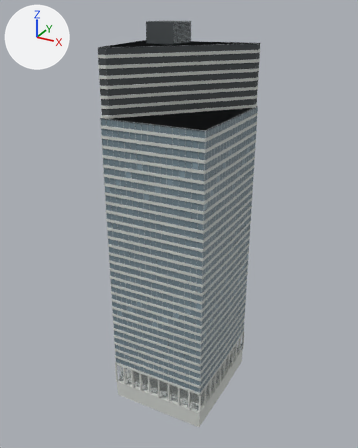
Two versions of the Blender file godot/tools/blender/authored/wacker_200.blend, one commit apart.
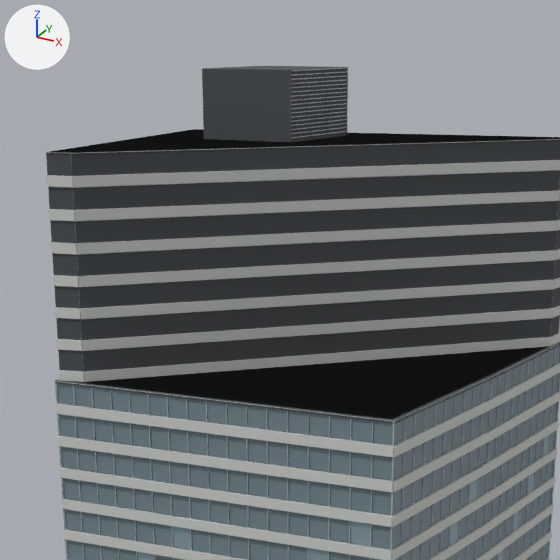
Old and new are each drawn whole from a 50 mm lens placed at (95.9, -171.1, 159.6), pointed at (1.4, 0.9, 73.7) and again close up on the part from 23% to 72% of the width and 0% to 39% of the height. Lighting does not change. The marker at upper left points along +X, +Y and +Z. The first two pictures are the older version.

The scene before the commit, as lines of its bpy script (objects in view):
```python
me_lower_tier_recessed_opaque_backing = bpy.data.meshes.new('Lower tier recessed opaque backing')
me_lower_tier_recessed_opaque_backing.from_pydata(...)  # 60 vertices, 42 faces; spans x -25.0..25.0, y -25.0..25.0, z 2.0..154.0
me_lower_tier_recessed_opaque_backing.materials.append(mat_recessed_service_roof_and_louvres)  # dark grey #4b5052
# before: 44 (-13.0, 1.0, 146.0) at pixel (203, 138), 45 (-1.0, 1.0, 146.0) at pixel (291, 142), 46 (-1.0, 15.0, 146.0) at pixel (347, 135), 47 (-13.0, 15.0, 146.0), 48 (-13.0, 1.0, 154.0) at pixel (202, 68)
# before: 49 (-1.0, 1.0, 154.0) at pixel (291, 69), 50 (-1.0, 15.0, 154.0) at pixel (347, 66), 51 (-13.0, 15.0, 154.0) at pixel (262, 65)
me_physical_roof_enclosure_louvre = bpy.data.meshes.new('Physical roof enclosure louvre')
me_physical_roof_enclosure_louvre.from_pydata(...)  # 25192 vertices, 18882 faces; spans x -25.0..26.0, y -25.0..25.0, z 4.0..154.0
me_physical_roof_enclosure_louvre.materials.append(mat_projecting_silver_facade_frames)  # light grey #b8c0c4
me_retained_six_vertex_mapped_foundation = bpy.data.meshes.new('Retained six vertex mapped foundation')
me_retained_six_vertex_mapped_foundation.from_pydata(...)  # 6022 vertices, 5213 faces; spans x -25.0..26.0, y -26.0..26.0, z -8.0..144.0
me_retained_six_vertex_mapped_foundation.materials.append(mat_pale_precast_facade_panels)  # light grey #d1d4d0
ob_pale_precast_facade_panels = bpy.data.objects.new('Pale precast facade panels', me_retained_six_vertex_mapped_foundation)
ob_pale_precast_facade_panels.location = (0.0, 0.0, 0.0)
ob_projecting_silver_facade_frames = bpy.data.objects.new('Projecting silver facade frames', me_physical_roof_enclosure_louvre)
ob_projecting_silver_facade_frames.location = (0.0, 0.0, 0.0)
ob_recessed_service_roof_and_louvres = bpy.data.objects.new('Recessed service roof and louvres', me_lower_tier_recessed_opaque_backing)
ob_recessed_service_roof_and_louvres.location = (0.0, 0.0, 0.0)
# also in view: 'Night occupied office panes' at (0.3, 0.1, 71.8); 'Recessed grey blue office panes' at (0.3, 0.0, 78.8)
```
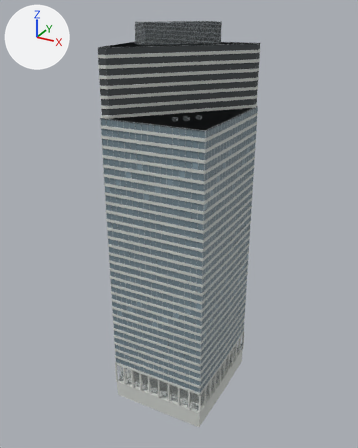
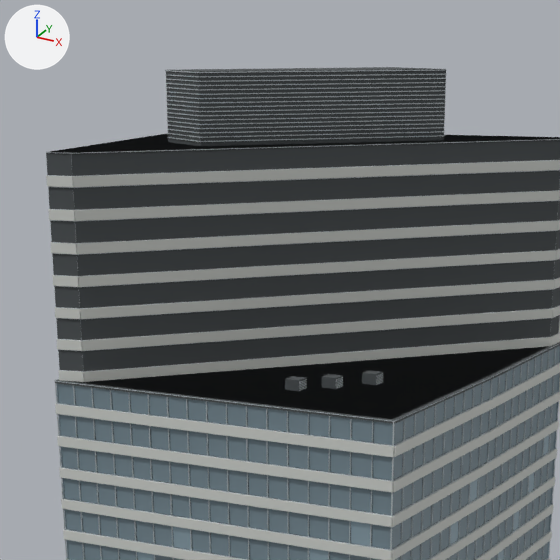
The change, as a diff of the scene's bpy script:
```diff
--- a/godot/tools/blender/authored/wacker_200.blend.py
+++ b/godot/tools/blender/authored/wacker_200.blend.py
@@ me_lower_tier_recessed_opaque_backing @@
 # used by ob_recessed_service_roof_and_louvres; location = (0.0, 0.0, 0.0)
 # verts and faces of me_lower_tier_recessed_opaque_backing; kept vertices keep their numbers, new ones are numbered from 60
-me_lower_tier_recessed_opaque_backing.from_pydata(...)  # 60 vertices, 42 faces; spans x -25.0..25.0, y -25.0..25.0, z 2.0..154.0
+me_lower_tier_recessed_opaque_backing.from_pydata(...)  # 84 vertices, 60 faces; spans x -25.0..25.0, y -25.0..25.0, z 2.0..154.0
+# me_lower_tier_recessed_opaque_backing part 1: a new loose piece, a box spanning x 11.1..12.9, y -13.8..-12.2, z 122.0..123.2, in mat_recessed_service_roof_and_louvres (dark grey #4b5052)
+# me_lower_tier_recessed_opaque_backing part 2: a new loose piece, a box spanning x 14.1..15.9, y -9.8..-8.2, z 122.0..123.2, in mat_recessed_service_roof_and_louvres (dark grey #4b5052)
+# me_lower_tier_recessed_opaque_backing part 3: a new loose piece, a box spanning x 8.1..9.9, y -16.8..-15.2, z 122.0..123.2, in mat_recessed_service_roof_and_louvres (dark grey #4b5052)
+# me_lower_tier_recessed_opaque_backing part 4
+verts[44] = (-7.0, -9.0, 146.0)  # moved, pixel (200, 146)
+verts[48] = (-7.0, -9.0, 154.0)  # moved, pixel (198, 71)
+verts[45] = (13.0, 13.0, 146.0)  # moved, pixel (443, 140)
+verts[49] = (13.0, 13.0, 154.0)  # moved, pixel (446, 69)
+verts[46] = (4.0, 17.0, 146.0)  # moved
+verts[50] = (4.0, 17.0, 154.0)  # moved, pixel (391, 67)
+verts[47] = (-14.0, -5.0, 146.0)  # moved, pixel (168, 141)
+verts[51] = (-14.0, -5.0, 154.0)  # moved, pixel (165, 69)
 me_lower_tier_recessed_opaque_backing.materials.append(mat_recessed_service_roof_and_louvres)
@@ me_physical_roof_enclosure_louvre @@
 # used by ob_projecting_silver_facade_frames; location = (0.0, 0.0, 0.0)
-me_physical_roof_enclosure_louvre.from_pydata(...)  # 25192 vertices, 18882 faces; spans x -25.0..26.0, y -25.0..25.0, z 4.0..154.0
+me_physical_roof_enclosure_louvre.from_pydata(...)  # 25744 vertices, 19296 faces; spans x -25.0..26.0, y -25.0..25.0, z 4.0..154.0
+# me_physical_roof_enclosure_louvre part 5: 17 loose pieces with 136 vertices, spanning x -1.0, y 1.0..15.0, z 147.0..154.0, are deleted
+# me_physical_roof_enclosure_louvre part 6: 544 vertices added at x -14.0..13.0, y -9.0..17.0, z 147.0..154.0
+# other edits to the shape of me_physical_roof_enclosure_louvre do not show in these pictures
 me_physical_roof_enclosure_louvre.materials.append(mat_projecting_silver_facade_frames)
```

What differs and where, as boxes [x1, y1, x2, y2] in the close-ups (560 x 560 px; the box of a moved part takes in the faces that stretch with it):
'Recessed service roof and louvres', reshaped
    before: [46, 66, 560, 560]
    after: [46, 67, 560, 560]
'Projecting silver facade frames', reshaped
    before: [46, 67, 560, 560]
    after: [46, 69, 560, 560]
part 1 of me_lower_tier_recessed_opaque_backing, added
    after: [322, 374, 343, 389]
part 2 of me_lower_tier_recessed_opaque_backing, added
    after: [362, 370, 383, 385]
part 3 of me_lower_tier_recessed_opaque_backing, added
    after: [285, 376, 306, 391]
part 4 of me_lower_tier_recessed_opaque_backing, moved or reshaped
    before: [202, 66, 348, 142]
    after: [166, 67, 446, 146]
part 5 of me_physical_roof_enclosure_louvre, deleted
    before: [291, 67, 349, 138]
part 6 of me_physical_roof_enclosure_louvre, added
    after: [165, 69, 447, 142]
